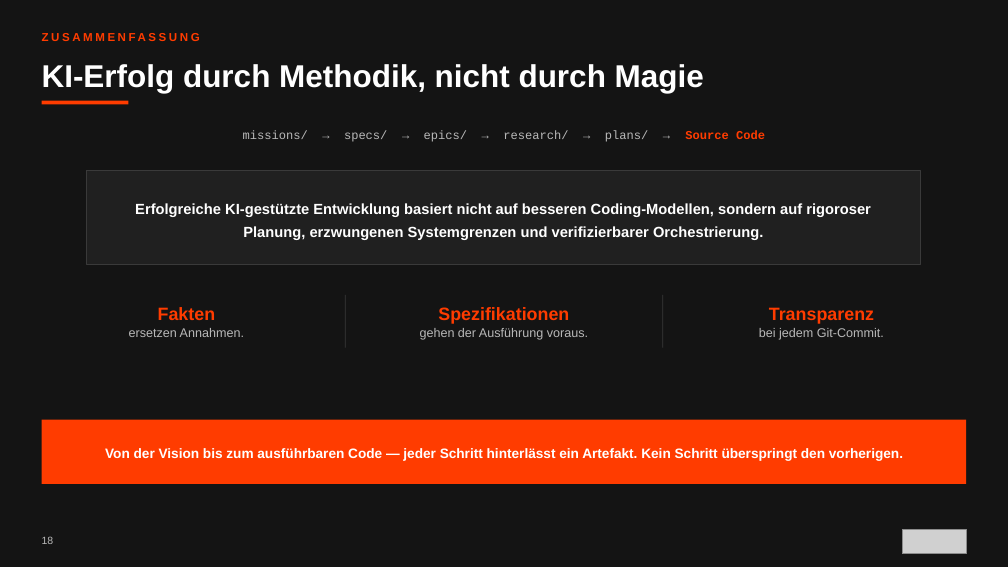
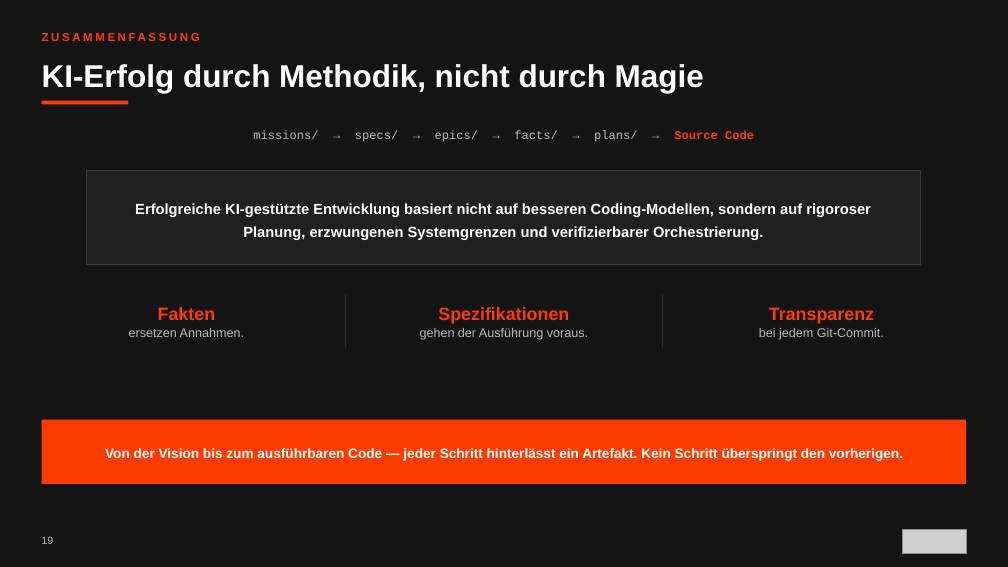
Before and after one commit to scameronde/rpi-qpi, a slide deck: slide 19 of presentation/ORBIT.pptx (slide 18 before the commit). Drawn at 1008x567 pixels with LibreOffice and Linux fonts; fonts in the diff are those of the drawing; grey boxes stand for pictures. Boxes give left, top, right and bottom in pixels: in the first picture for what was removed or moved away, otherwise in the second. Text is boxed around its words. In the diff, an @@ line names an element or a change of style, - is before the commit and + after.

```diff
--- a/presentation/ORBIT.pptx
+++ b/presentation/ORBIT.pptx
@@ text at (x1=253, y1=130, x2=754, y2=142): text changed @@
-missions/ → specs/ → epics/ → research/ → plans/ → Source Code
+missions/ → specs/ → epics/ → facts/ → plans/ → Source Code
```
Also in this commit, not shown: 15 other slides changed, 1 slide added.
